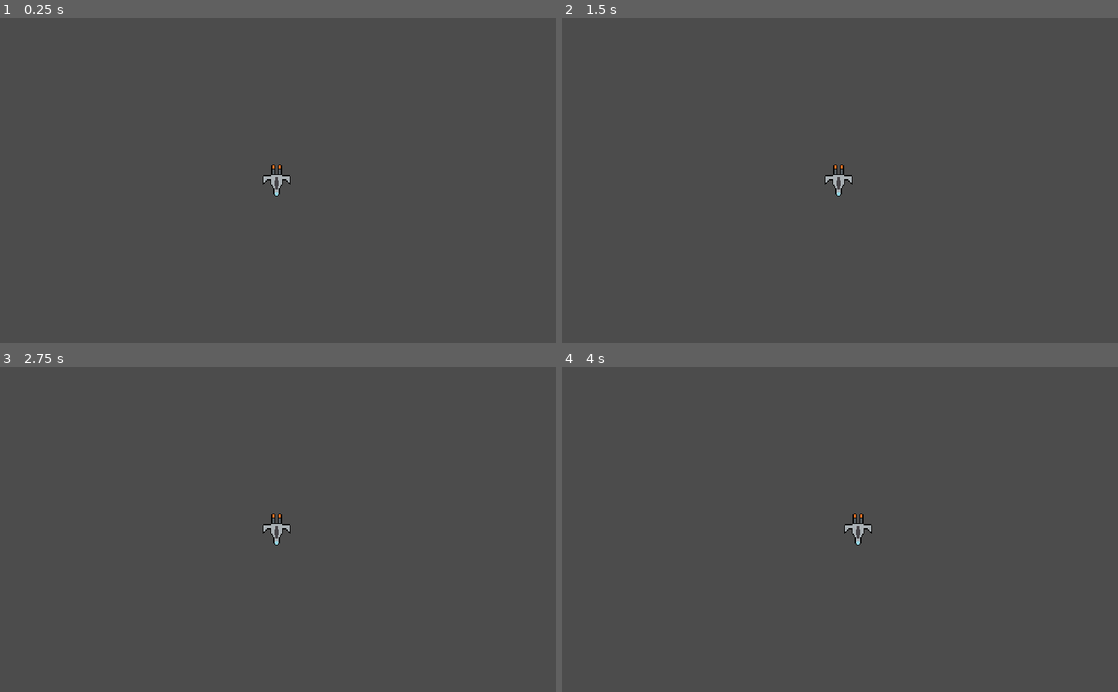
Above: before the commit, frames 1-4 (two rows, left to right).
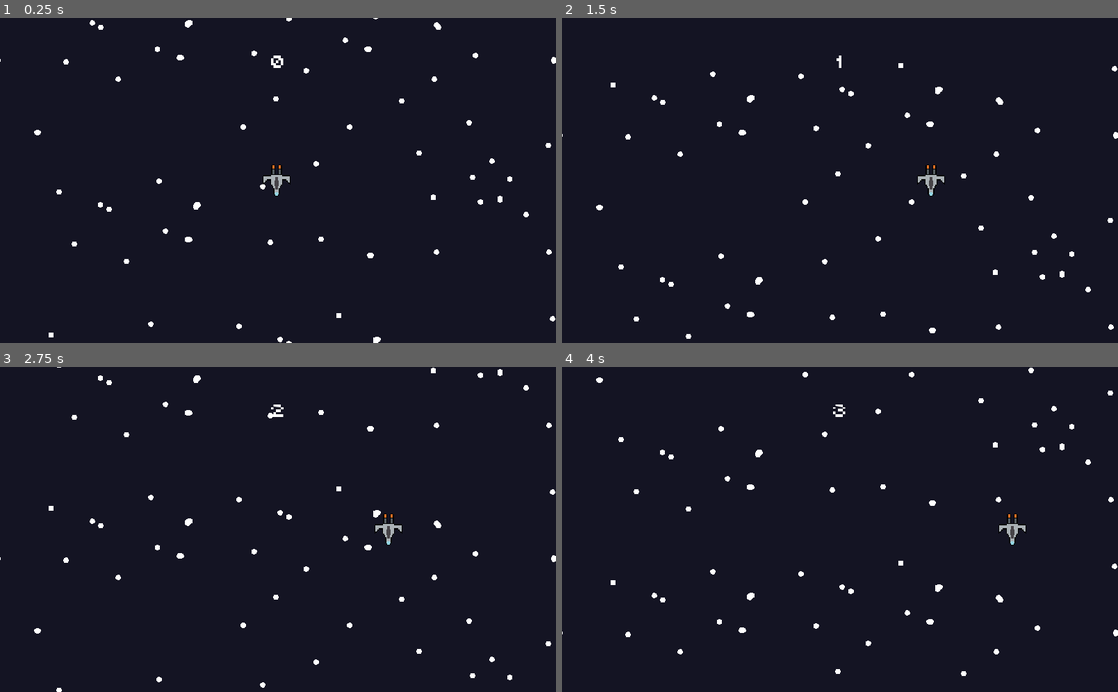
Above: after the commit, the same moments.

Repository: watdowtal/ludumdare42
Game: Godot game, scene res://Scenes/Other/World/World.tscn
The game is run twice, just before and just after one commit, with the same random seed, the same clock (stepped at 60 frames per second) and the same inputs.
Inputs:
- Up to frame 1 (0.25 s): no input
- Up to frame 2 (1.5 s): hold Right (ui_right) 0.53-1.28 s; hold Left (ui_left) from 1.28 s (still down)
- Up to frame 3 (2.75 s): release Left (ui_left) at 2.03 s; hold Right (ui_right) from 2.03 s (still down)
- Up to frame 4 (4 s): release Right (ui_right) at 3.53 s; hold Left (ui_left) from 3.53 s (still down)

The runs differ from the first frame. In frame 1, 100% of the frame differs, in the area x 0-100%, y 0-100%; in frame 2, 100%; in frame 3, 100%; in frame 4, 100%.

Commit message:
Add files via upload

Diff:
--- /dev/null
+++ b/LD42/Scenes/Other/BG/ParallaxBackground.tscn
@@ -0,0 +1,29 @@
+[gd_scene load_steps=2 format=2]
+
+[ext_resource path="res://Scenes/Other/BG/Background.png" type="Texture" id=1]
+
+[node name="ParallaxBackground" type="ParallaxBackground" index="0"]
+
+layer = -1
+offset = Vector2( 0, 0 )
+rotation = 0.0
+scale = Vector2( 1, 1 )
+transform = Transform2D( 1, 0, 0, 1, 0, 0 )
+scroll_offset = Vector2( 0, 0 )
+scroll_base_offset = Vector2( 0, 0 )
+scroll_base_scale = Vector2( 1, 1 )
+scroll_limit_begin = Vector2( 0, 0 )
+scroll_limit_end = Vector2( 0, 0 )
+scroll_ignore_camera_zoom = false
+
+[node name="ParallaxLayer" type="ParallaxLayer" parent="." index="0"]
+
+motion_scale = Vector2( 0.25, 1 )
+motion_offset = Vector2( 0, 0 )
+motion_mirroring = Vector2( 1024, 600 )
+_sections_unfolded = [ "Motion" ]
+
+[node name="Sprite" type="Sprite" parent="ParallaxLayer" index="0"]
+
+texture = ExtResource( 1 )
+centered = false
--- a/LD42/Scenes/Other/World/World.tscn
+++ b/LD42/Scenes/Other/World/World.tscn
@@ -1,9 +1,12 @@
-[gd_scene load_steps=2 format=2]
+[gd_scene load_steps=3 format=2]
 
 [ext_resource path="res://Scenes/Player/Player.tscn" type="PackedScene" id=1]
+[ext_resource path="res://Scenes/Other/BG/ParallaxBackground.tscn" type="PackedScene" id=2]
 
-[node name="world" type="Node" index="0"]
+[node name="world" type="Node"]
 
 [node name="Player" parent="." index="0" instance=ExtResource( 1 )]
 
 position = Vector2( 510, 200 )
+
+[node name="ParallaxBackground" parent="." index="1" instance=ExtResource( 2 )]
--- a/LD42/Scenes/Player/Player.gd
+++ b/LD42/Scenes/Player/Player.gd
@@ -2,16 +2,18 @@
 
 var speed = 300
 var movedir = Vector2()
-var health = 3
 onready var screensize = get_viewport_rect().size
+var time = 0
+var timetext
 
 func _ready():
-	$SpawnTime.start()
-	set_physics_process(false)
+	time = 0
+	timetext = "0"
 
 func _physics_process(delta):
 	movedir = move_and_slide(movedir)
-	movedir.y += 20
+	movedir.y = 850
+	$HUD/Control/Timeleft.text = timetext
 
 	var target_speed = 0
 
@@ -23,5 +25,7 @@
 	movedir.x = target_speed * speed
 	position.x = clamp(position.x, 0, screensize.x)
 
-func _on_SpawnTime_timeout():
-	set_physics_process(true)
+func _on_CountDown_timeout():
+	$CountDown.start()
+	time += 1
+	timetext = str(time)
--- a/LD42/Scenes/Player/Player.tscn
+++ b/LD42/Scenes/Player/Player.tscn
@@ -1,16 +1,28 @@
-[gd_scene load_steps=3 format=2]
+[gd_scene load_steps=5 format=2]
 
 [ext_resource path="res://Scenes/Player/Player.gd" type="Script" id=1]
 [ext_resource path="res://Scenes/Player/Sprite.png" type="Texture" id=2]
+[ext_resource path="res://UI Elements/Fonts/Boo City.ttf" type="DynamicFontData" id=3]
 
-[node name="Player" type="KinematicBody2D"]
+[sub_resource type="DynamicFont" id=1]
+
+size = 45
+use_mipmaps = false
+use_filter = false
+font_data = ExtResource( 3 )
+_sections_unfolded = [ "Font", "Settings" ]
+
+[node name="Player" type="KinematicBody2D" index="0"]
 
 input_pickable = false
 collision_layer = 2
 collision_mask = 1
 collision/safe_margin = 0.08
 script = ExtResource( 1 )
-_sections_unfolded = [ "Collision" ]
+_sections_unfolded = [ "Collision", "Transform" ]
+__meta__ = {
+"_edit_group_": true
+}
 
 [node name="Sprite" type="Sprite" parent="." index="0"]
 
@@ -21,7 +33,6 @@
 
 [node name="Camera2D" type="Camera2D" parent="." index="1"]
 
-visible = false
 position = Vector2( -0.25, 0 )
 anchor_mode = 1
 rotating = false
@@ -50,14 +61,7 @@
 "_edit_lock_": true
 }
 
-[node name="SpawnTime" type="Timer" parent="." index="2"]
-
-process_mode = 1
-wait_time = 3.0
-one_shot = false
-autostart = false
-
-[node name="HitBox" type="Area2D" parent="." index="3"]
+[node name="HitBox" type="Area2D" parent="." index="2"]
 
 input_pickable = true
 gravity_vec = Vector2( 0, 1 )
@@ -72,9 +76,9 @@
 build_mode = 0
 polygon = PoolVector2Array( -9.91948, -11.25, 9.33052, -11.5, 25.5805, -11.25, 25.5805, 7, 10.8305, -2.25, 10.8305, 7.5, 1.83052, 29, -0.919479, 29.25, -11.1695, -1.25, -25.1695, 6.25, -24.9195, -11.5 )
 
-[node name="HUD" type="CanvasLayer" parent="." index="4"]
+[node name="HUD" type="CanvasLayer" parent="." index="3"]
 
-layer = 1
+layer = 3
 offset = Vector2( 0, 0 )
 rotation = 0.0
 scale = Vector2( 1, 1 )
@@ -93,7 +97,7 @@
 size_flags_horizontal = 1
 size_flags_vertical = 1
 
-[node name="Timetext" type="Label" parent="HUD/Control" index="0"]
+[node name="Timeleft" type="Label" parent="HUD/Control" index="0"]
 
 anchor_left = 0.0
 anchor_top = 0.0
@@ -106,8 +110,19 @@
 mouse_default_cursor_shape = 0
 size_flags_horizontal = 1
 size_flags_vertical = 4
+custom_fonts/font = SubResource( 1 )
+align = 1
+valign = 1
 percent_visible = 1.0
 lines_skipped = 0
 max_lines_visible = -1
+_sections_unfolded = [ "custom_fonts" ]
 
-[connection signal="timeout" from="SpawnTime" to="." method="_on_SpawnTime_timeout"]
+[node name="CountDown" type="Timer" parent="." index="4"]
+
+process_mode = 1
+wait_time = 1.0
+one_shot = false
+autostart = true
+
+[connection signal="timeout" from="CountDown" to="." method="_on_CountDown_timeout"]
Binary file added: LD42/Scenes/Other/BG/Background.png
Not shown, added: LD42/Scenes/Other/BG/Background.png.import
Binary file added: LD42/UI Elements/Fonts/Boo City.ttf
